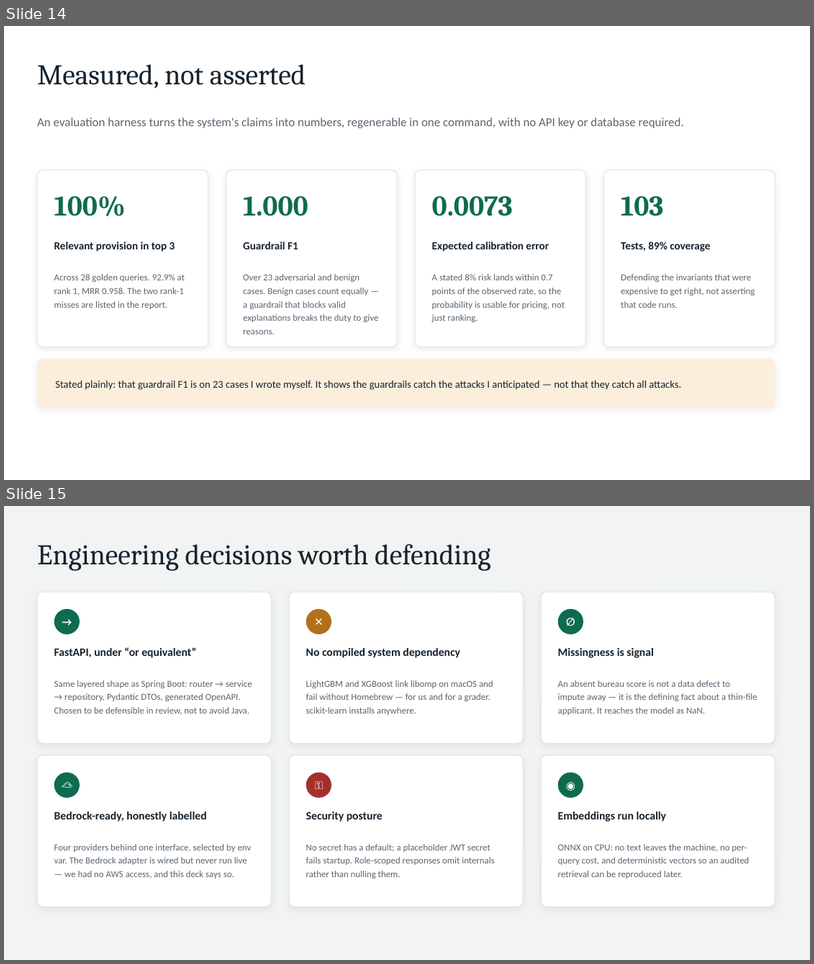
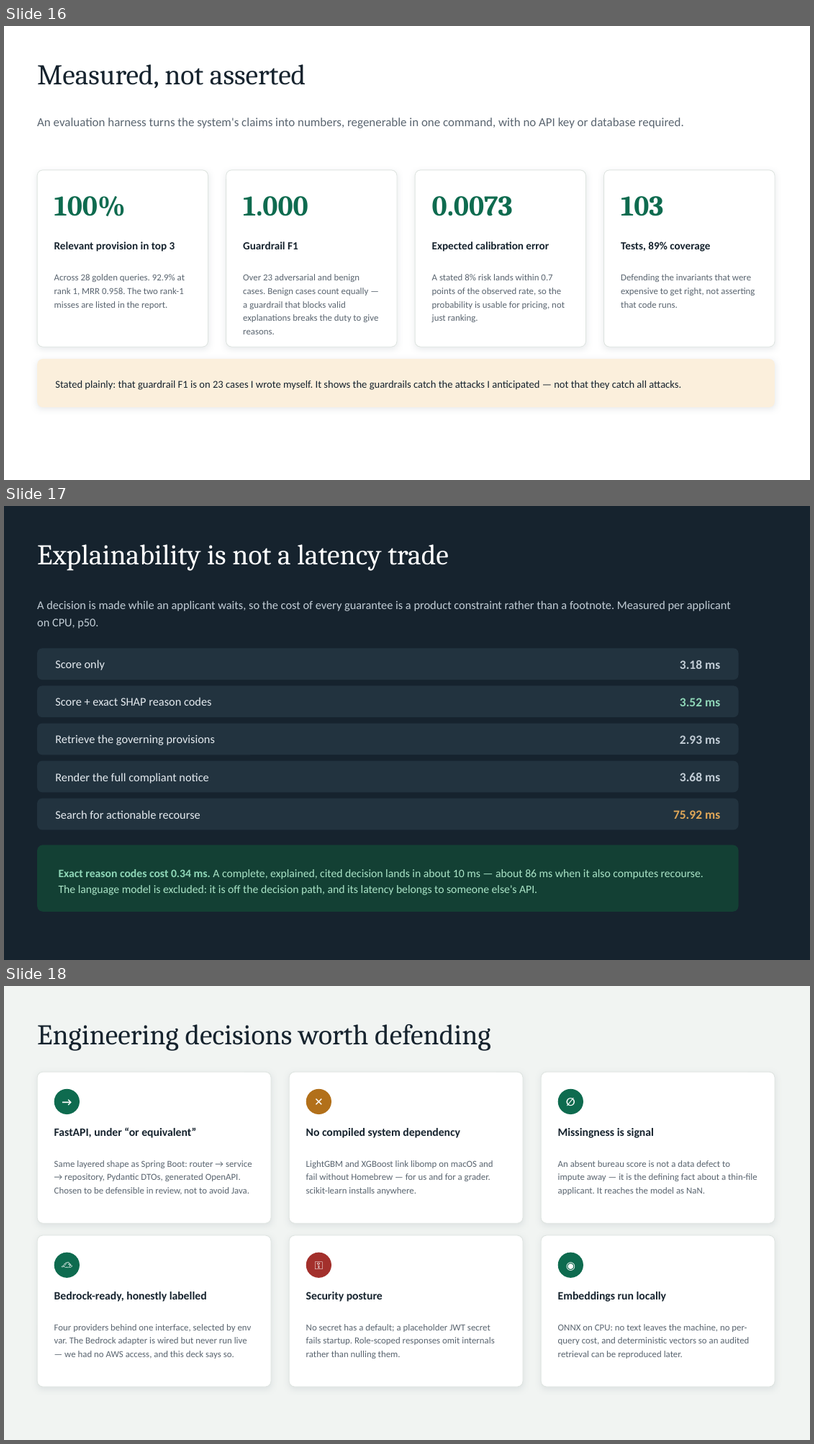
Before and after one commit to Nishantttt-ui/pratyaya, a slide deck: docs/Pratyaya-Synchrony-Hackathon.pptx. Shown one above the other, each under a label of ours: slides 14 and 15 before the commit, slides 16, 17 and 18 after it. The pictures are 814x964 and 814x1444 pixels, drawn with LibreOffice and Linux fonts; fonts in the diff are those of the drawing. Boxes give left, top, right and bottom in pixels: in the first picture for what was removed or moved away, otherwise in the second. Text is boxed around its words. In the diff, an @@ line names an element or a change of style, - is before the commit and + after.

```diff
--- a/docs/Pratyaya-Synchrony-Hackathon.pptx
+++ b/docs/Pratyaya-Synchrony-Hackathon.pptx
@@ slide 17 added at bbox=[4, 506, 810, 960], background #16232E @@
@@ text added at bbox=[37, 544, 449, 571], 34 pt, text #FFFFFF @@
+Explainability is not a latency trade
@@ text added at bbox=[37, 600, 731, 628], 14 pt, text #C2CDD6 @@
+A decision is made while an applicant waits, so the cost of every guarantee is a product constraint rather than a footnote. Measured per applicant on CPU, p50.
@@ rounded rectangle added at bbox=[37, 648, 739, 680], fill #22333F @@
@@ text added at bbox=[55, 659, 105, 670], 14 pt, text #E4EAEF @@
+Score only
@@ text added at bbox=[680, 660, 720, 669], 15 pt, text #C2CDD6, bold @@
+3.18 ms
@@ rounded rectangle added at bbox=[37, 686, 739, 717], fill #22333F @@
@@ text added at bbox=[55, 697, 212, 705], 14 pt, text #E4EAEF @@
+Score + exact SHAP reason codes
@@ text added at bbox=[680, 698, 720, 706], 15 pt, text #8FD7B8, bold @@
+3.52 ms
@@ rounded rectangle added at bbox=[37, 723, 739, 754], fill #22333F @@
@@ text added at bbox=[55, 734, 215, 745], 14 pt, text #E4EAEF @@
+Retrieve the governing provisions
@@ text added at bbox=[680, 735, 720, 744], 15 pt, text #C2CDD6, bold @@
+2.93 ms
@@ rounded rectangle added at bbox=[37, 761, 739, 792], fill #22333F @@
@@ text added at bbox=[55, 772, 208, 783], 14 pt, text #E4EAEF @@
+Render the full compliant notice
@@ text added at bbox=[680, 772, 720, 781], 15 pt, text #C2CDD6, bold @@
+3.68 ms
@@ rounded rectangle added at bbox=[37, 798, 739, 830], fill #22333F @@
@@ text added at bbox=[55, 810, 201, 818], 14 pt, text #E4EAEF @@
+Search for actionable recourse
@@ text added at bbox=[674, 810, 720, 818], 15 pt, text #E0A758, bold @@
+75.92 ms
@@ rounded rectangle added at bbox=[37, 845, 739, 911], fill #134034 @@
@@ text added at bbox=[59, 869, 704, 895], 13.5 pt, text #A9E3C6 @@
+Exact reason codes cost 0.34 ms. A complete, explained, cited decision lands in about 10 ms — about 86 ms when it also computes recourse. The language model is excluded: it is off the decision path, and its latency belongs to someone else's API.
@@ what was slide 14 is now slide 16 @@
@@ what was slide 15 is now slide 18 @@
```
Also in this commit, not shown: 2 slides changed, 2 other slides added, 5 other files.
